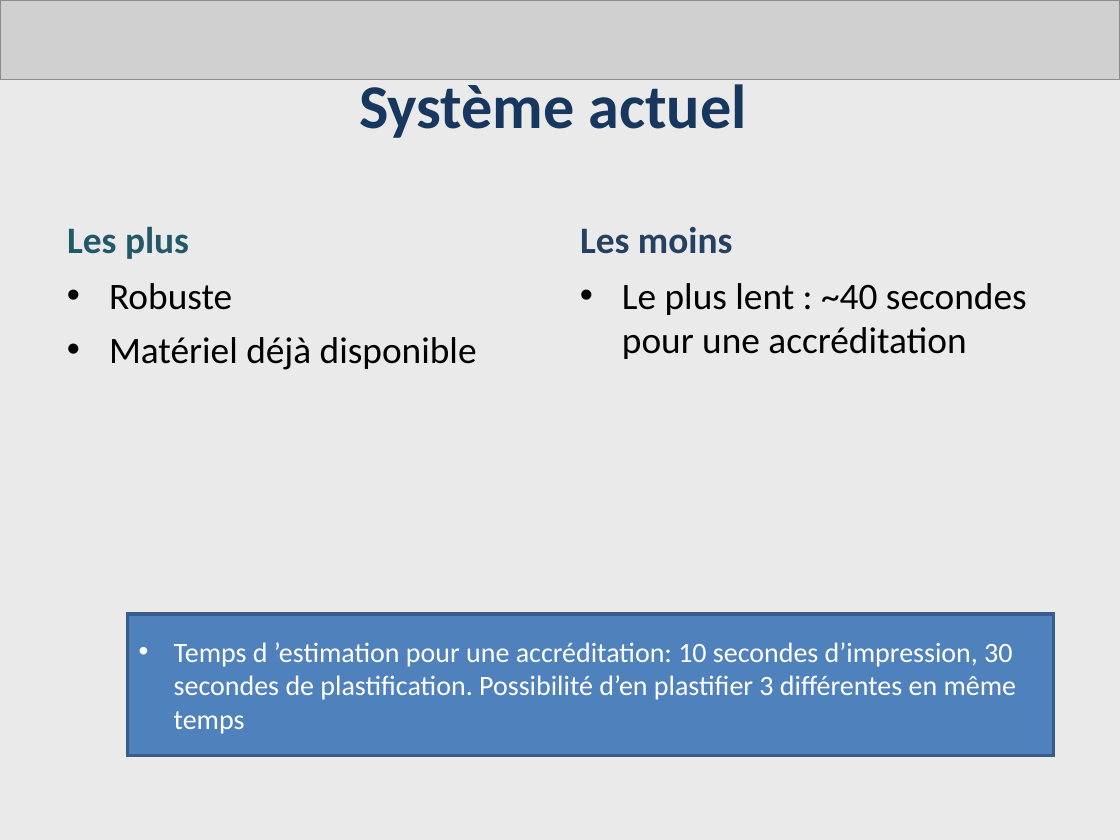
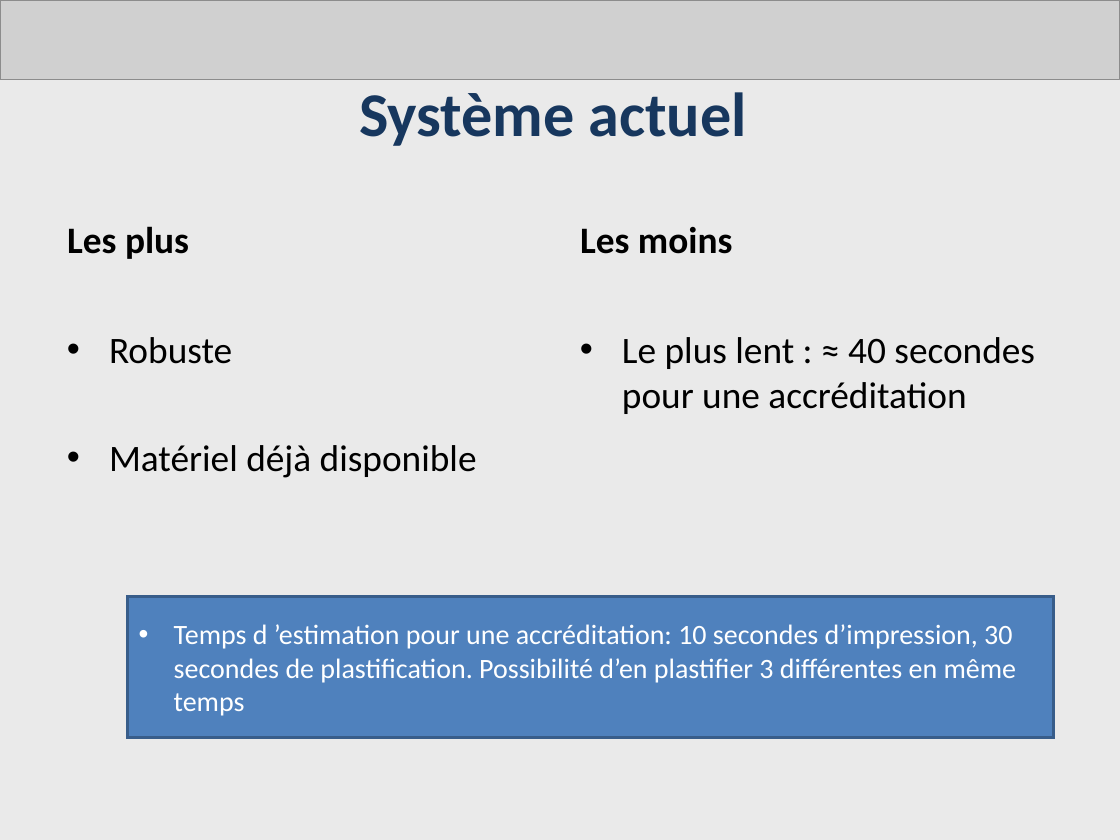
Before and after one commit to AdrienLombard/SimplePass, a slide deck: slide 2 of source/Système d'impression- Bilan intermédiaire - Version Adrien.ppt. Drawn at 1120x840 pixels with LibreOffice and Linux fonts; fonts in the diff are those of the drawing; grey boxes stand for pictures. Boxes give left, top, right and bottom in pixels: in the first picture for what was removed or moved away, otherwise in the second. Text is boxed around its words. In the diff, an @@ line names an element or a change of style, - is before the commit and + after.

Commit message:
Modifications (finales ?) du ppt des systèmes d'impression

```diff
--- a/source/Système d'impression- Bilan intermédiaire - Version Adrien.ppt
+++ b/source/Système d'impression- Bilan intermédiaire - Version Adrien.ppt
@@ title "Système actuel" rewrapped from <box>359,79,747,138</box> to <box>359,92,747,146</box> @@
@@ text "Les plus" at <box>67,226,189,259</box>: text colour #215968 to #000000 @@
@@ text "Les moins" at <box>580,227,732,254</box>: text colour #254061 to #000000 @@
@@ text "Robuste" rewrapped from <box>109,283,477,370</box> to <box>109,337,477,478</box> @@
@@ text at <box>622,337,1035,414</box>: text changed @@
-• Le plus lent : ~40 secondes pour une accréditation
+• Le plus lent : ≈ 40 secondes pour une accréditation
@@ rectangle "Temps d ’estimation pour une ...": place and size @@
-rectangle "Temps d ’estimation pour une ..." at <box>128,614,1054,755</box>
+rectangle "Temps d ’estimation pour une ..." at <box>128,596,1054,737</box>
```
Also in this commit, not shown: 4 other slides changed.
